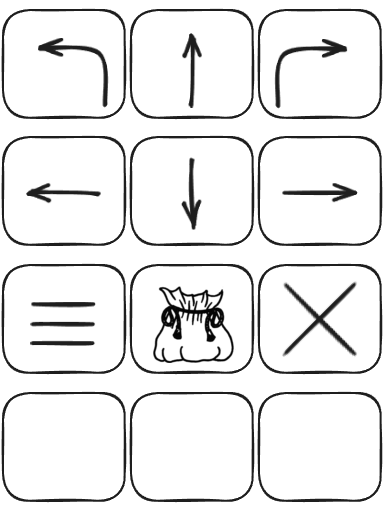
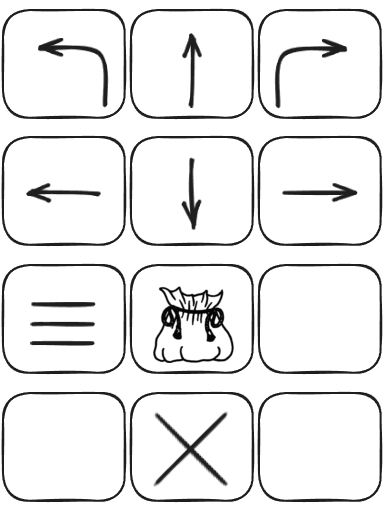
Layers edited between the first and the second 384 x 512 image:
added group "Gruppe 2" with 10 layers above "Malebene 1" over <box>153,281,358,488</box>
removed layer "ui-button-settings-icon.png" (1st of 3) over <box>282,281,358,358</box>
removed layer "ui-button-settings-icon.png" (2nd of 3) over <box>282,281,358,358</box>
added layer "ui-button-settings-icon.png Zusammengeführt" in group "Gruppe 2" over <box>153,411,229,488</box>
moved "button.png Zusammengeführt" into group "Gruppe 2" over <box>153,281,358,488</box>
painted on "Malebene 1" over <box>153,281,358,488</box>
